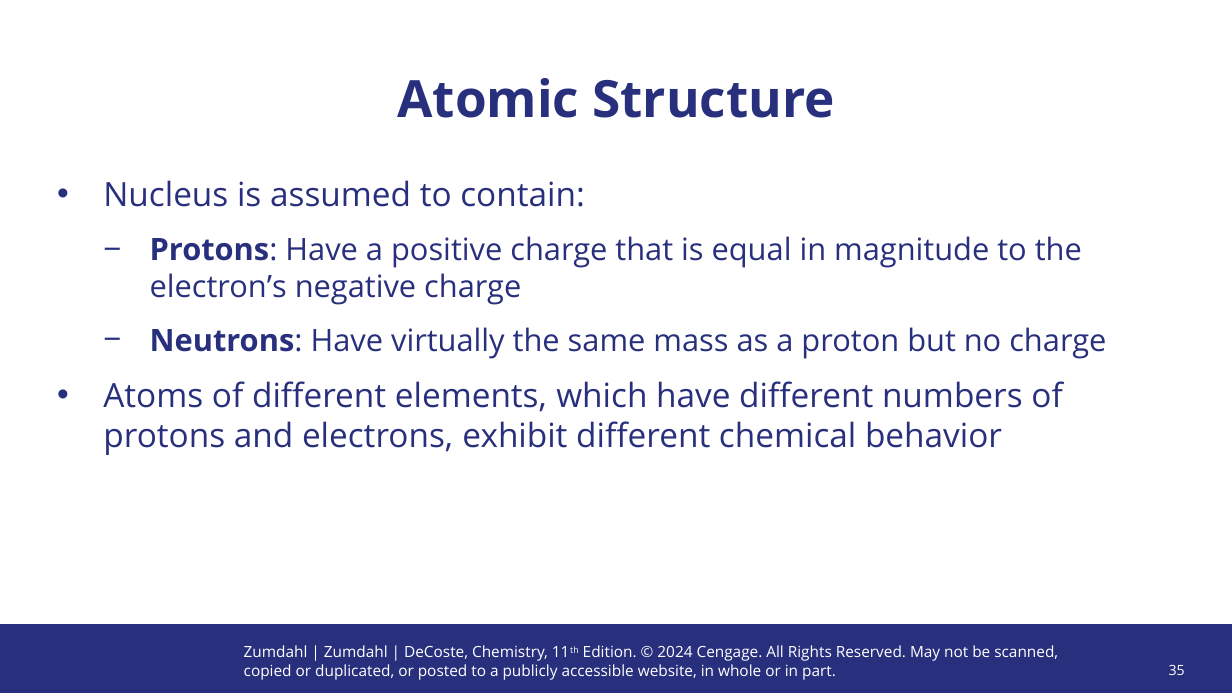
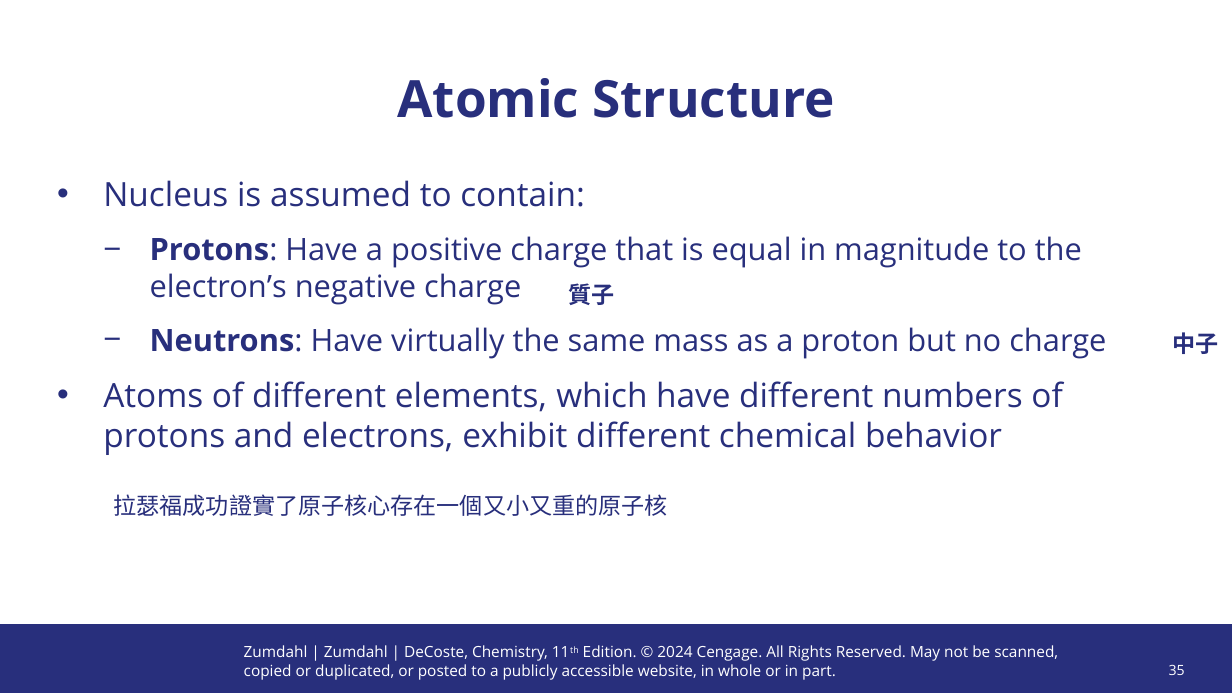
Before and after one commit to XUP45P3/NTUT, a slide deck: slide 35 of 化學（一）/化學-CH2.ppt. Drawn at 1232x693 pixels with LibreOffice and Linux fonts; fonts in the diff are those of the drawing; background and template pictures are left out. Boxes give left, top, right and bottom in pixels: in the first picture for what was removed or moved away, otherwise in the second. Text is boxed around its words. In the diff, an @@ line names an element or a change of style, - is before the commit and + after.

```diff
--- a/化學（一）/化學-CH2.ppt
+++ b/化學（一）/化學-CH2.ppt
@@ text added at [569, 283, 615, 305], 18 pt, text #282F7C, bold @@
+質子
@@ text added at [1173, 332, 1219, 354], 18 pt, text #282F7C, bold @@
+中子
@@ text added at [114, 494, 668, 516], 18 pt, text #282F7C @@
+拉瑟福成功證實了原子核心存在一個又小又重的原子核
```
Also in this commit, not shown: 11 other slides changed, 10 other files.
